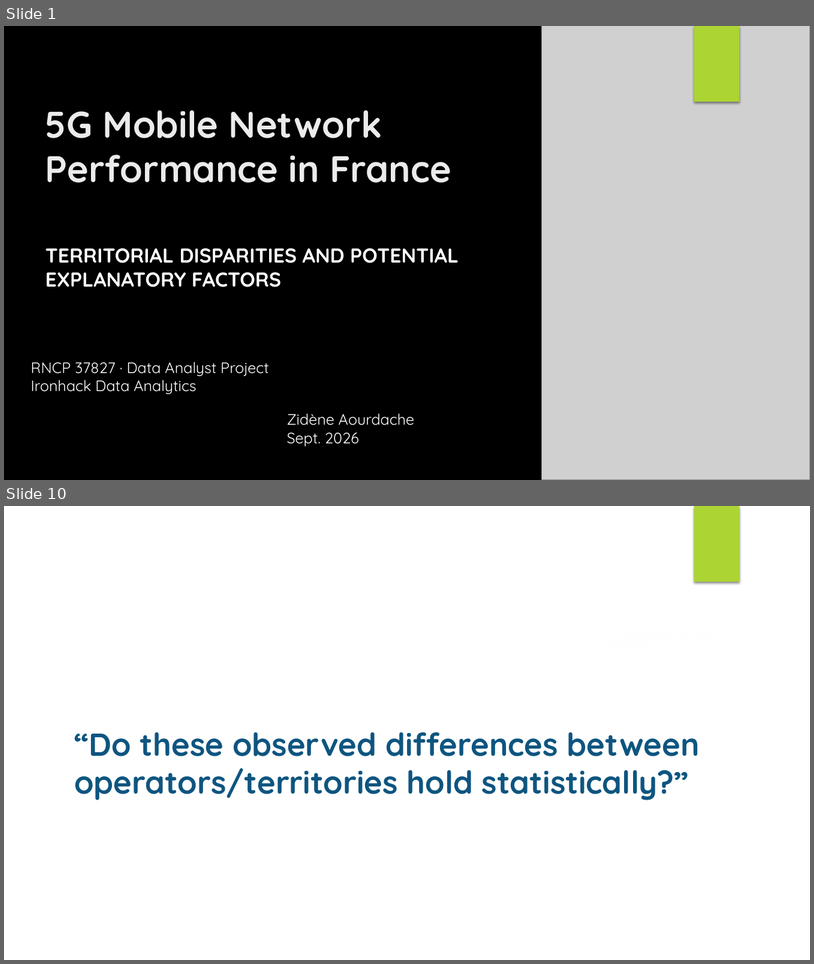
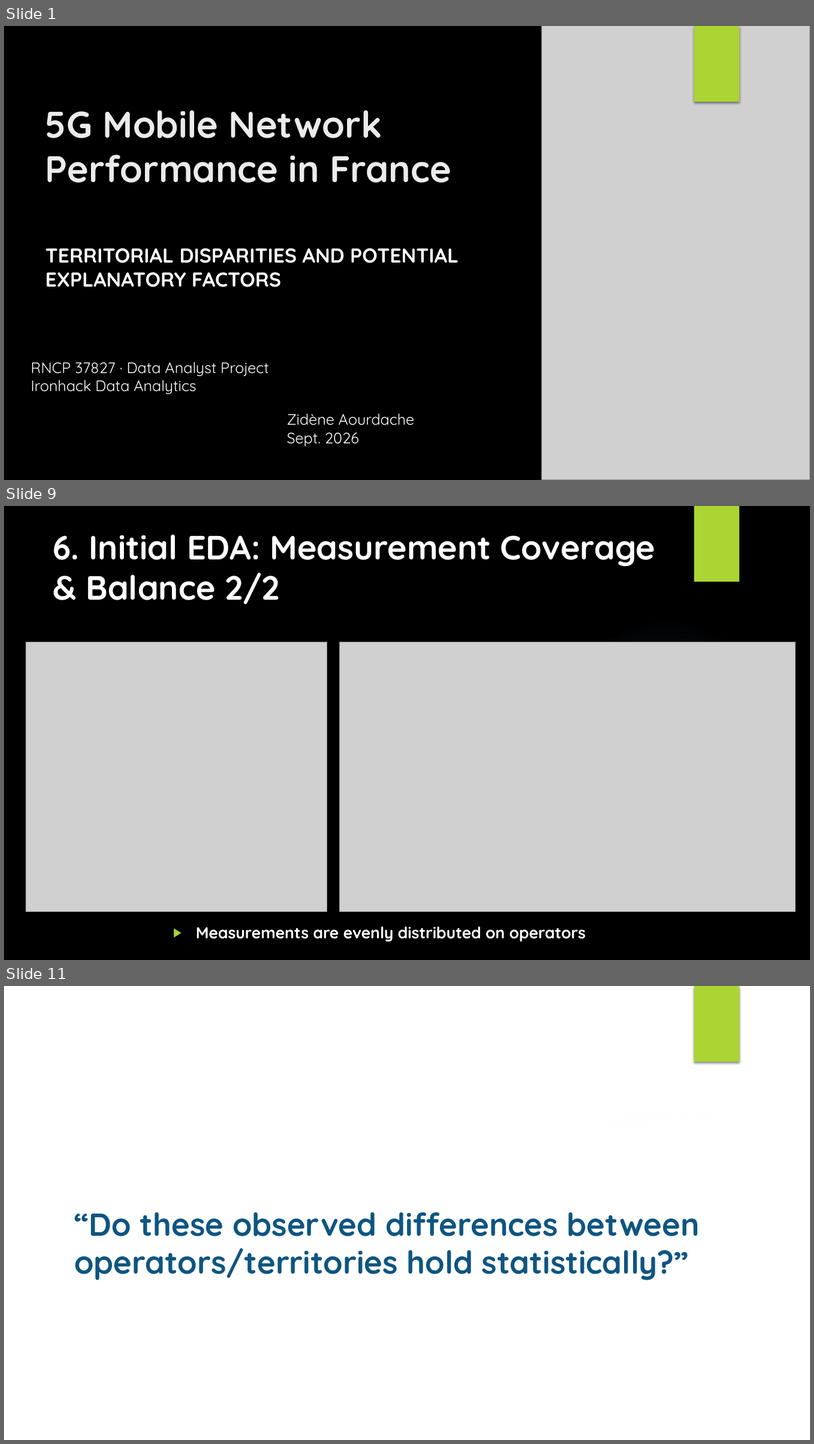
Before and after one commit to zidene306/RNCP-Project, a slide deck: RNCP_presentation_sept26.pptx. Shown one above the other, each under a label of ours: slides 1 and 10 before the commit, slides 1, 9 and 11 after it; the slides between them are not shown. The pictures are 814x964 and 814x1444 pixels, drawn with LibreOffice and Linux fonts; fonts in the diff are those of the drawing; grey boxes stand for pictures; background and template pictures are left out. Boxes give left, top, right and bottom in pixels: in the first picture for what was removed or moved away, otherwise in the second. Text is boxed around its words. In the diff, an @@ line names an element or a change of style, - is before the commit and + after.

```diff
--- a/RNCP_presentation_sept26.pptx
+++ b/RNCP_presentation_sept26.pptx
@@ slide 9 added at [4, 506, 810, 960], background picture (left out) @@
@@ rectangle added at [694, 506, 740, 582], fill #ACD433 @@
@@ title added at [53, 534, 656, 604], 40 pt, text #FFFFFF, bold @@
+6. Initial EDA: Measurement Coverage & Balance 2/2
@@ ellipse added at [573, 617, 759, 803], fill gradient #7AC4F0 @@
@@ picture added at [26, 642, 327, 912] @@
@@ picture added at [340, 642, 796, 912] @@
@@ text added at [196, 926, 586, 942], 19 pt, text #FFFFFF, bold @@
+▶ Measurements are evenly distributed on operators
@@ what was slide 10 is now slide 11 @@
```
Also in this commit, not shown: 14 slides changed, 13 other files.
